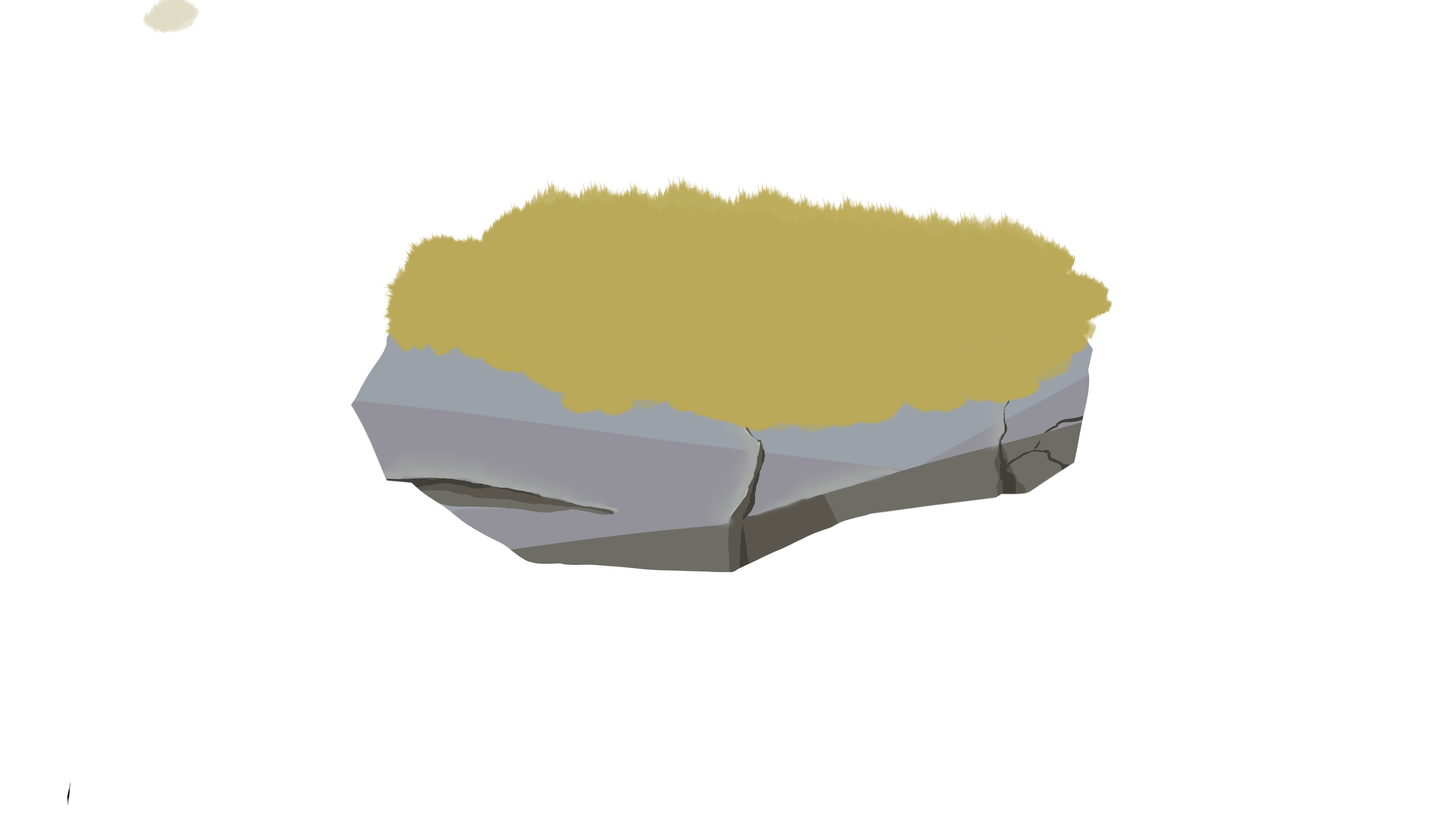
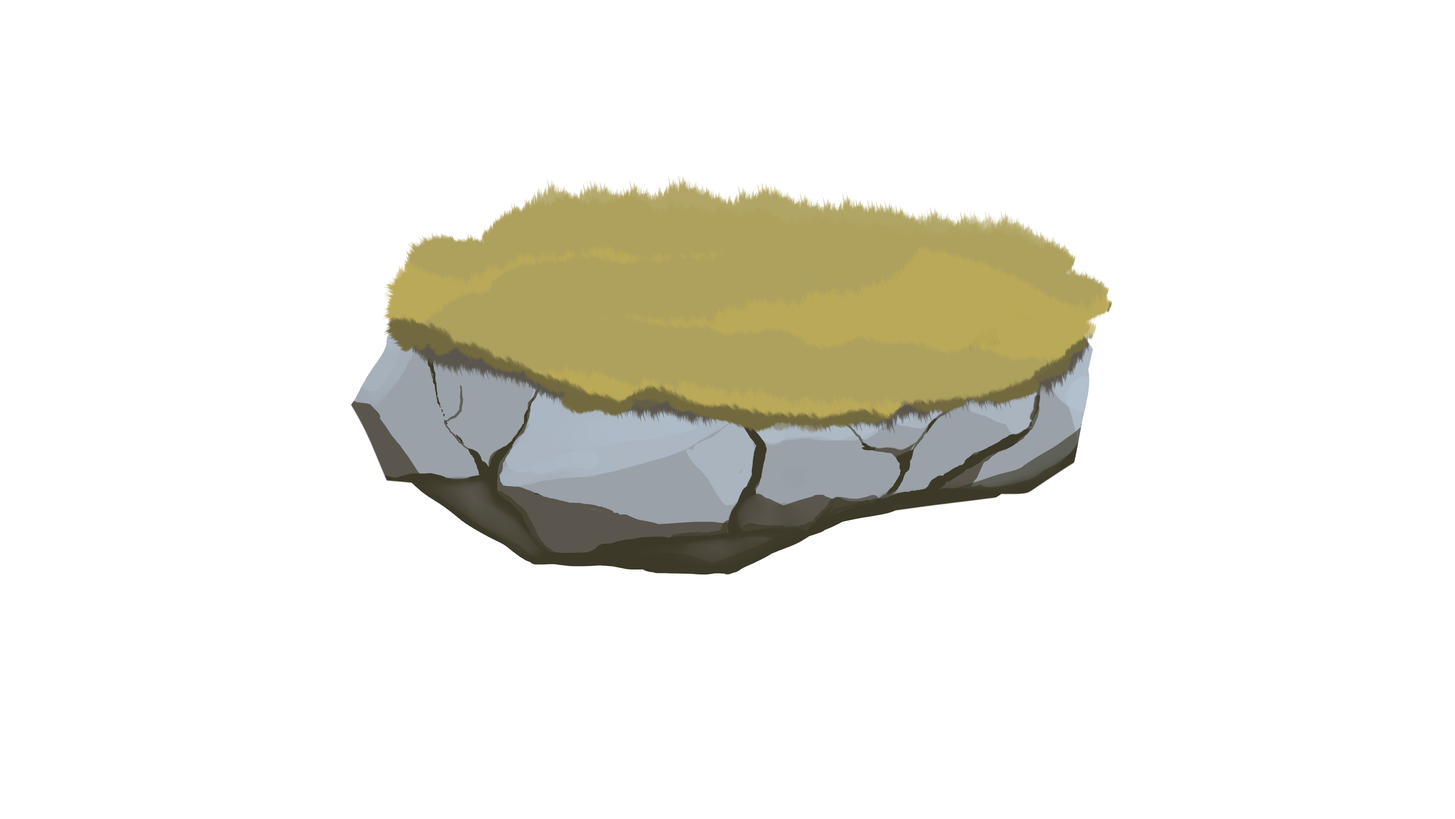
Layered file, before and after one edit (1455 x 819). Changes by layer:
added group "grass_flat" with 1 layers above "rock_flat" over [381, 175, 1113, 436]
moved "Paint Layer 1" into group "grass_flat", painted on it over [67, 0, 1113, 806]
renamed "Paint Layer 9" to "rock", painted on it over [350, 244, 1094, 575]
removed layer "Paint Layer 2" from group "rock_flat" over [350, 244, 1094, 572]
